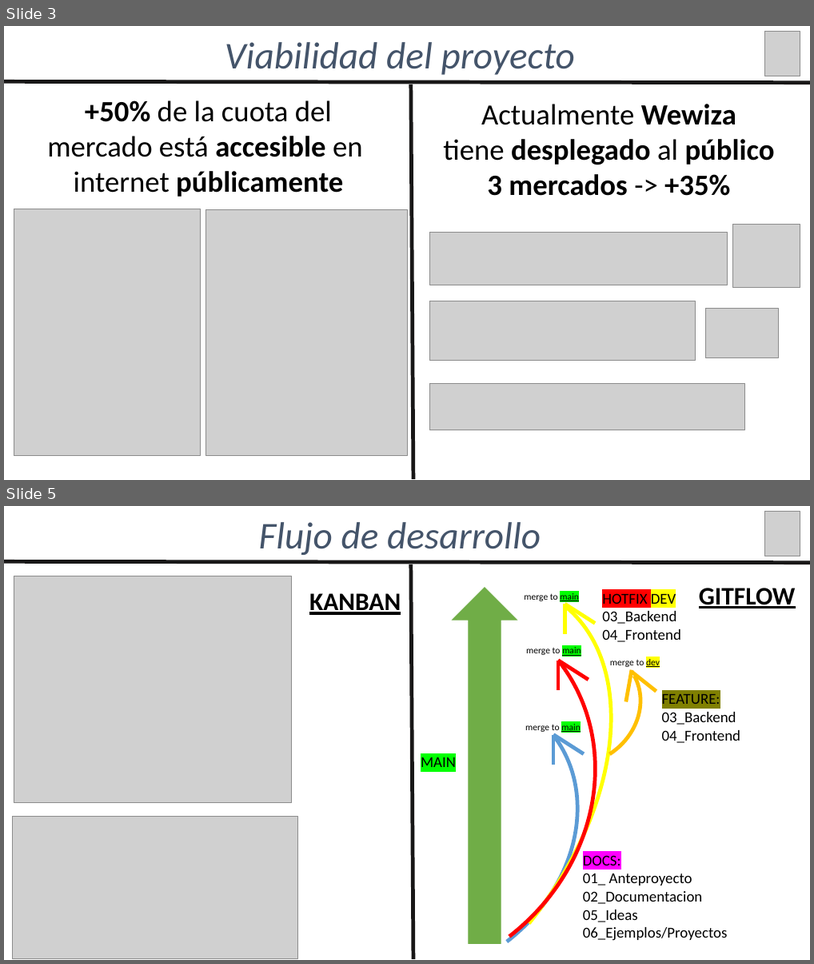
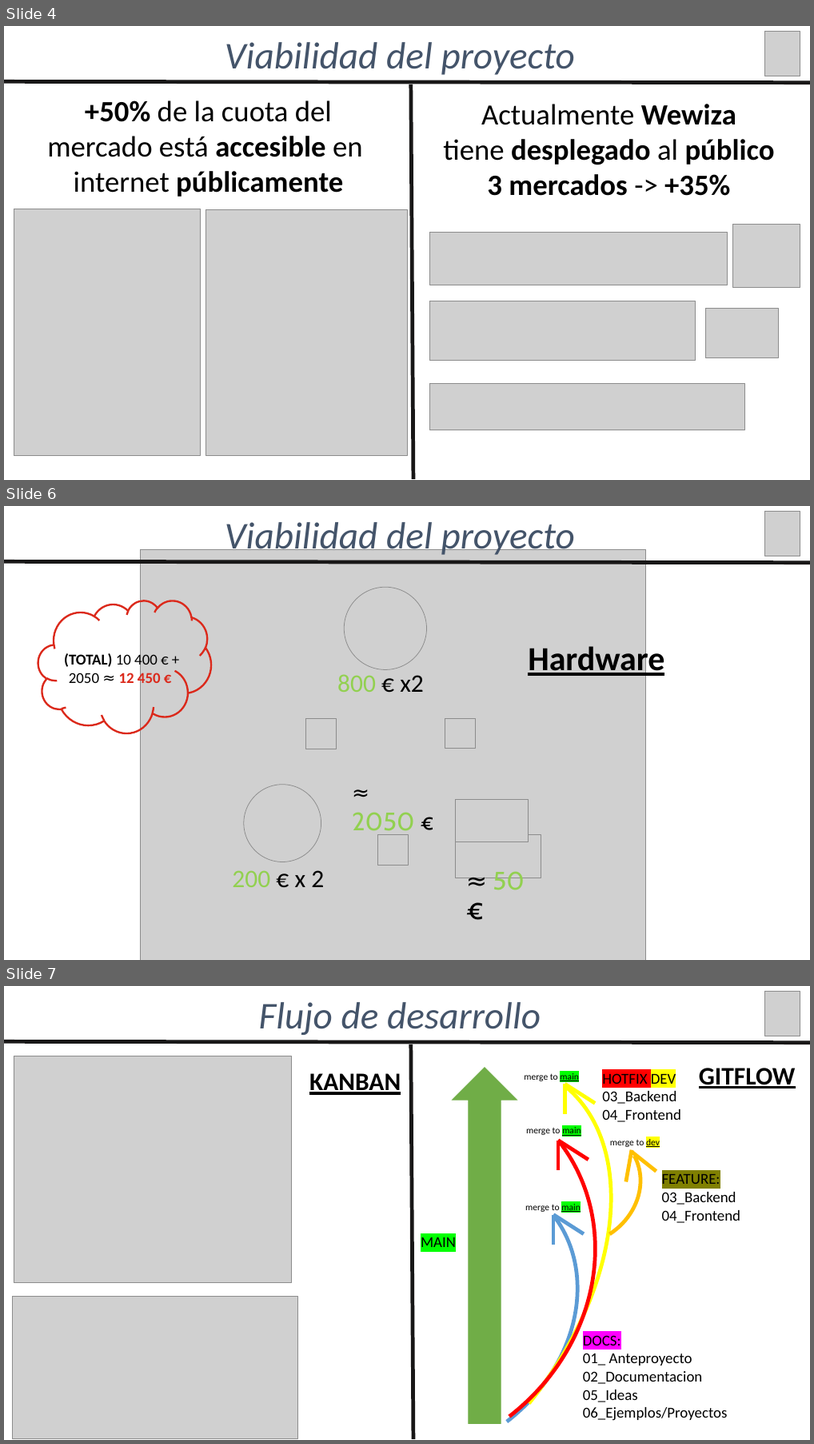
Before and after one commit to agchivite/Wewiza, a slide deck: 02_Documentacion/Presentacion_Wewiza.pptx. Shown one above the other, each under a label of ours: slides 3 and 5 before the commit, slides 4, 6 and 7 after it; the slides between them are not shown. The pictures are 814x964 and 814x1444 pixels, drawn with LibreOffice and Linux fonts; fonts in the diff are those of the drawing; grey boxes stand for pictures. Boxes give left, top, right and bottom in pixels: in the first picture for what was removed or moved away, otherwise in the second. Text is boxed around its words. In the diff, an @@ line names an element or a change of style, - is before the commit and + after.

```diff
--- a/02_Documentacion/Presentacion_Wewiza.pptx
+++ b/02_Documentacion/Presentacion_Wewiza.pptx
@@ slide 6 added at [4,506,810,960], background #FFFFFF @@
@@ text added at [225,522,575,558], 45 pt, text #44546A, italic @@
+Viabilidad del proyecto
@@ picture added at [765,512,800,556] @@
@@ picture added at [140,549,646,960] @@
@@ line added from (4, 562) to (810, 563), #181717 4.5 pt @@
@@ cloud added at [38,600,211,733], outline #DB291B 2.25 pt @@
@@ picture added at [345,587,427,670] @@
@@ text added at [528,643,665,679], 40 pt, text #000000, bold, underline @@
+Hardware
@@ text added at [64,652,161,687], 18 pt, text #000000, bold @@
+(TOTAL) 10 400 € + 2050 ≈ 12 450 €
@@ text added at [338,674,424,692], 30 pt, text #92D050 @@
+800 € x2
@@ picture added at [306,718,337,748] @@
@@ picture added at [445,718,475,748] @@
@@ picture added at [244,784,322,862] @@
@@ text added at [352,812,414,836], 30 pt, text #92D050 @@
+≈ 2050 €
@@ picture added at [455,799,528,842] @@
@@ picture added at [378,835,408,864] @@
@@ picture added at [455,835,541,877] @@
@@ text added at [232,870,324,887], 30 pt, text #92D050 @@
+200 € x 2
@@ text added at [493,871,524,890], 30 pt, text #000000 @@
+≈ 50 €
@@ what was slide 3 is now slide 4 @@
@@ what was slide 5 is now slide 7 @@
```
Also in this commit, not shown: 5 slides changed, 1 other slide added.
